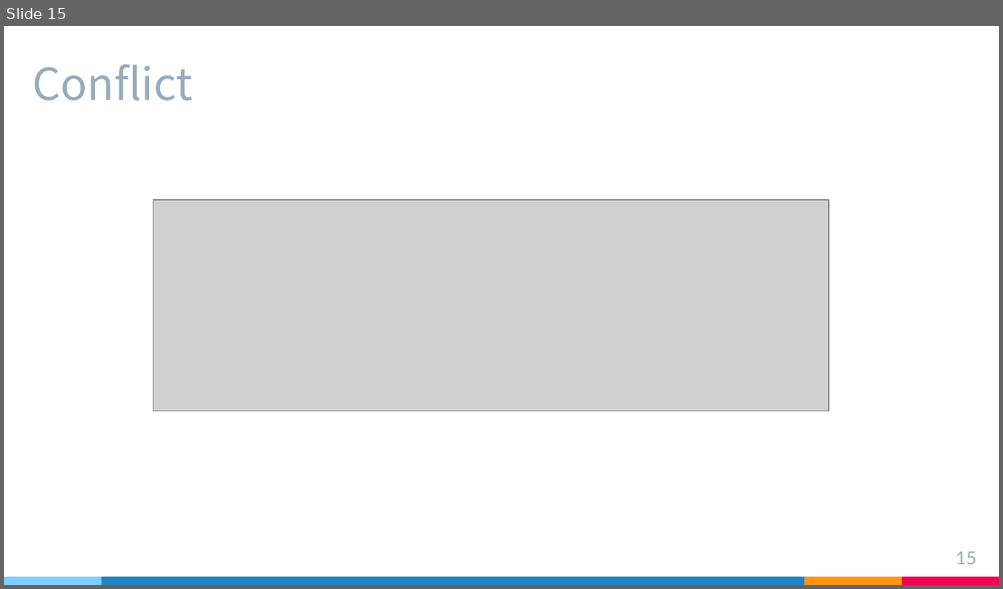
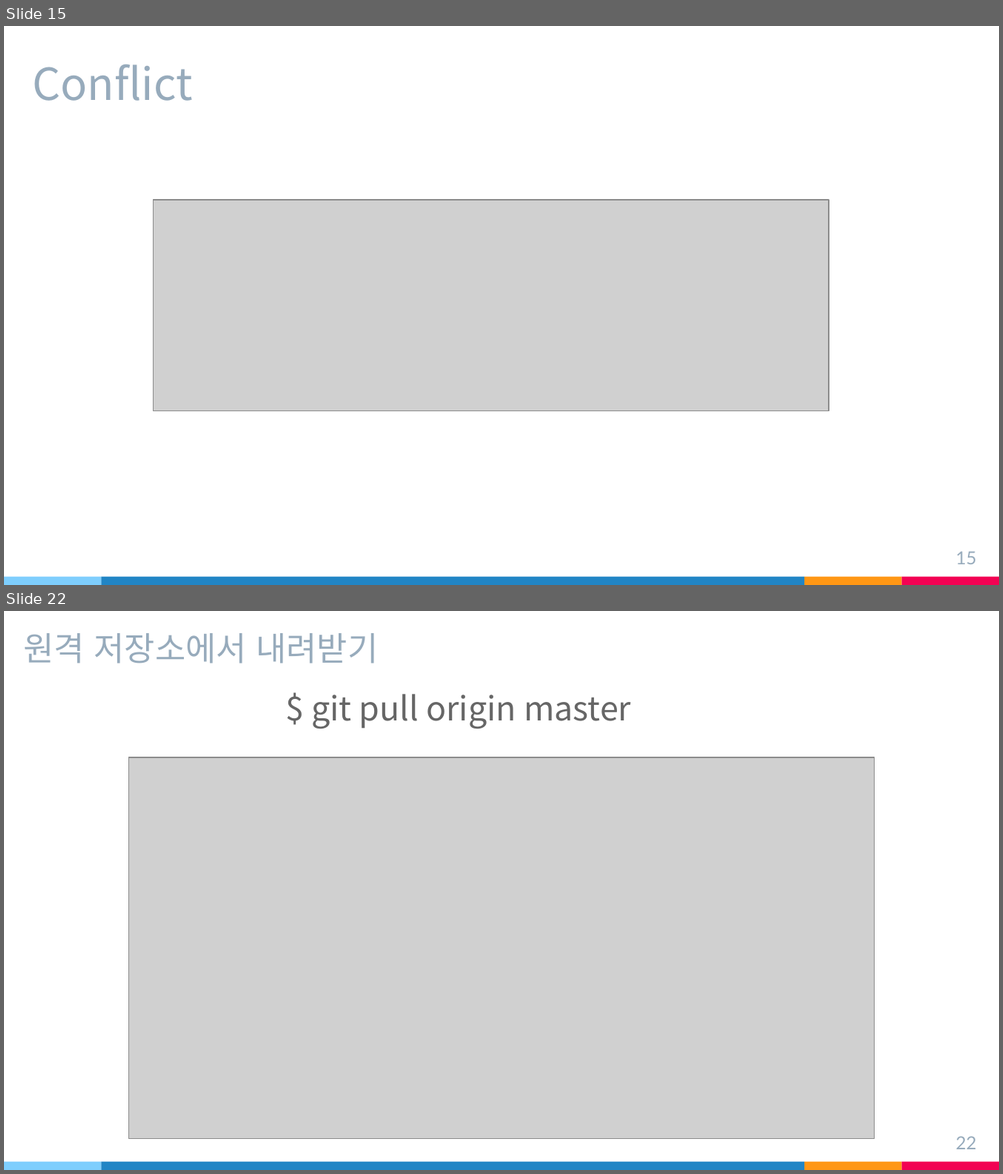
Before and after one commit to sh0204/Study, a slide deck: Git.pptx. Shown one above the other, each under a label of ours: slide 15 before the commit, slides 15 and 22 after it; the slides between them are not shown. The pictures are 1003x589 and 1003x1174 pixels, drawn with LibreOffice and Linux fonts; fonts in the diff are those of the drawing; grey boxes stand for pictures. Boxes give left, top, right and bottom in pixels: in the first picture for what was removed or moved away, otherwise in the second. Text is boxed around its words. In the diff, an @@ line names an element or a change of style, - is before the commit and + after.

```diff
--- a/Git.pptx
+++ b/Git.pptx
@@ slide 22 added at (4,611,999,1170), background #FFFFFF; not listed: 4 template elements that a slide beside it also shows @@
@@ title added at (24,633,378,664), 24 pt, text #97ABBC @@
+원격 저장소에서 내려받기
@@ text added at (311,694,631,729), 24 pt, text #666666 @@
+$ git pull origin master
@@ picture added at (128,758,874,1138) @@
@@ page number added at (956,1136,976,1150), 13 pt, text #97ABBC @@
+22
```
Also in this commit, not shown: 5 slides changed, 7 other slides added, 1 slide removed.
